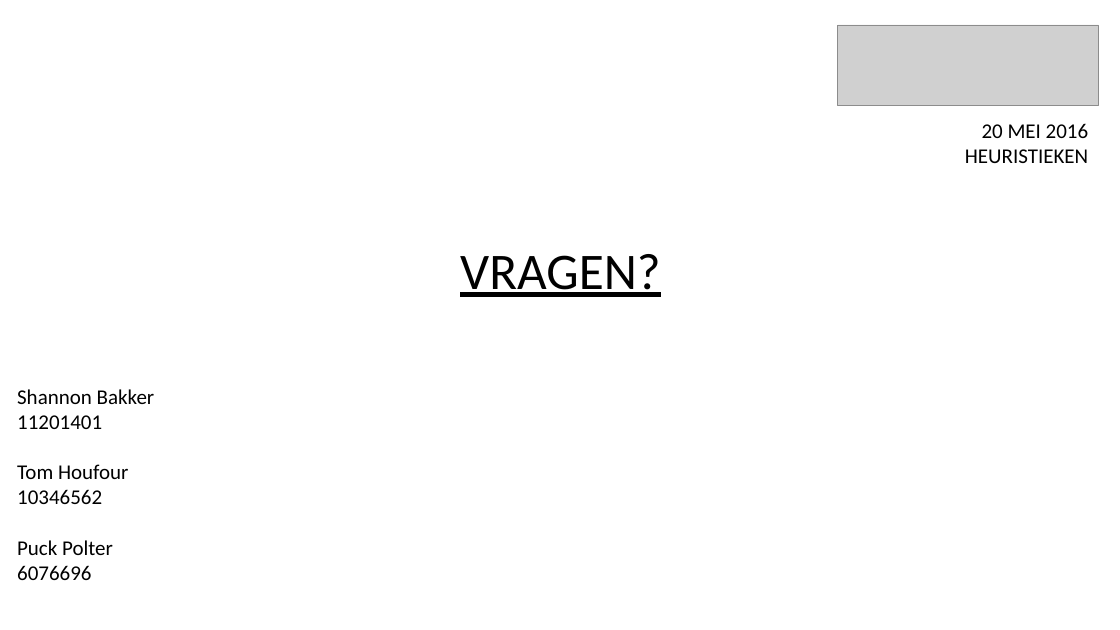
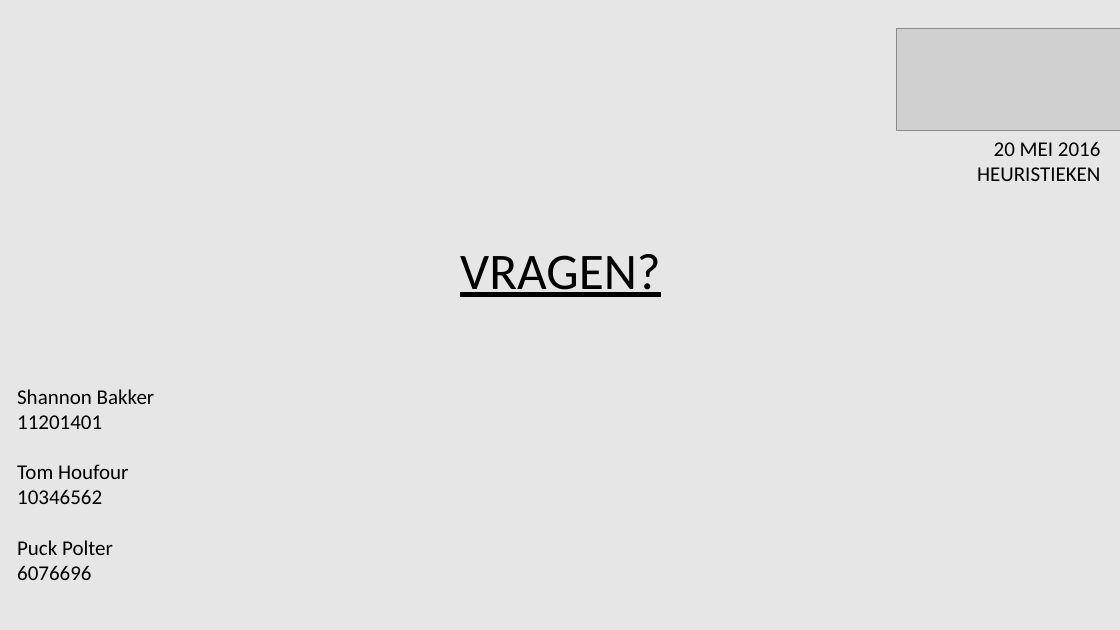
Before and after one commit to Tomttaw/Radio-Russia, a slide deck: slide 16 of powerpoint week 5.pptx. Drawn at 1120x630 pixels with LibreOffice and Linux fonts; fonts in the diff are those of the drawing; grey boxes stand for pictures. Boxes give left, top, right and bottom in pixels: in the first picture for what was removed or moved away, otherwise in the second. Text is boxed around its words. In the diff, an @@ line names an element or a change of style, - is before the commit and + after.

```diff
--- a/powerpoint week 5.pptx
+++ b/powerpoint week 5.pptx
@@ background #FFFFFF to #E7E6E6 @@
@@ picture: place and size @@
-picture at bbox=[838, 25, 1098, 106]
+picture at bbox=[897, 28, 1120, 130]
@@ text "20 MEI 2016": place and size @@
-text "20 MEI 2016" at bbox=[965, 123, 1089, 163]
+text "20 MEI 2016" at bbox=[977, 141, 1101, 181]
```
Also in this commit, not shown: 15 other slides changed.
